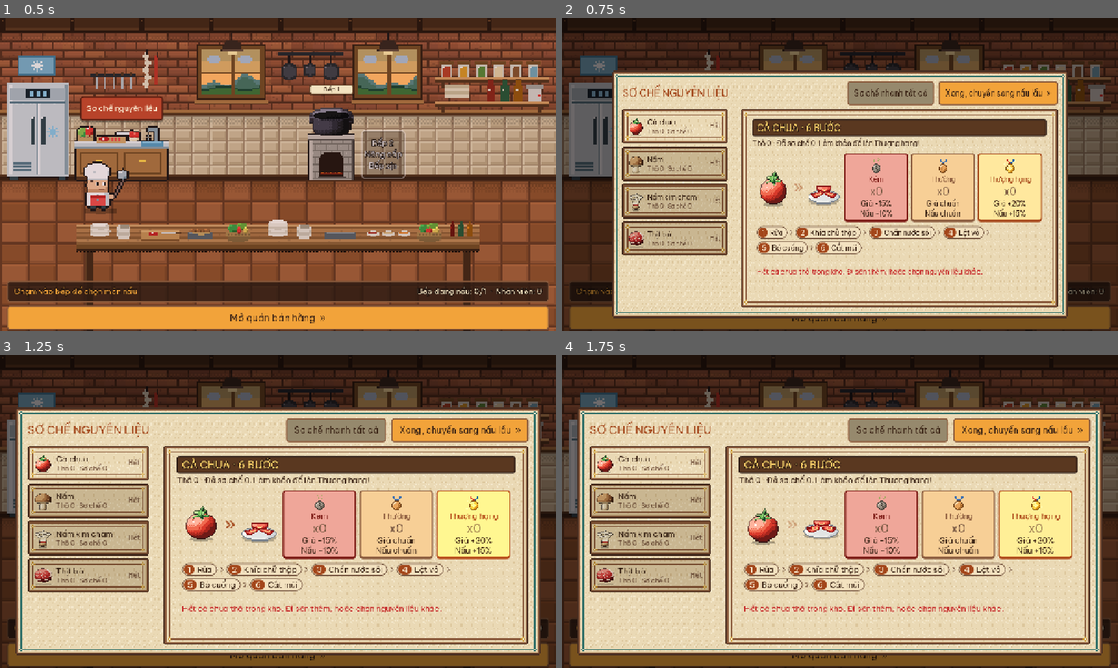
Above: before the commit, frames 1-4 (two rows, left to right).
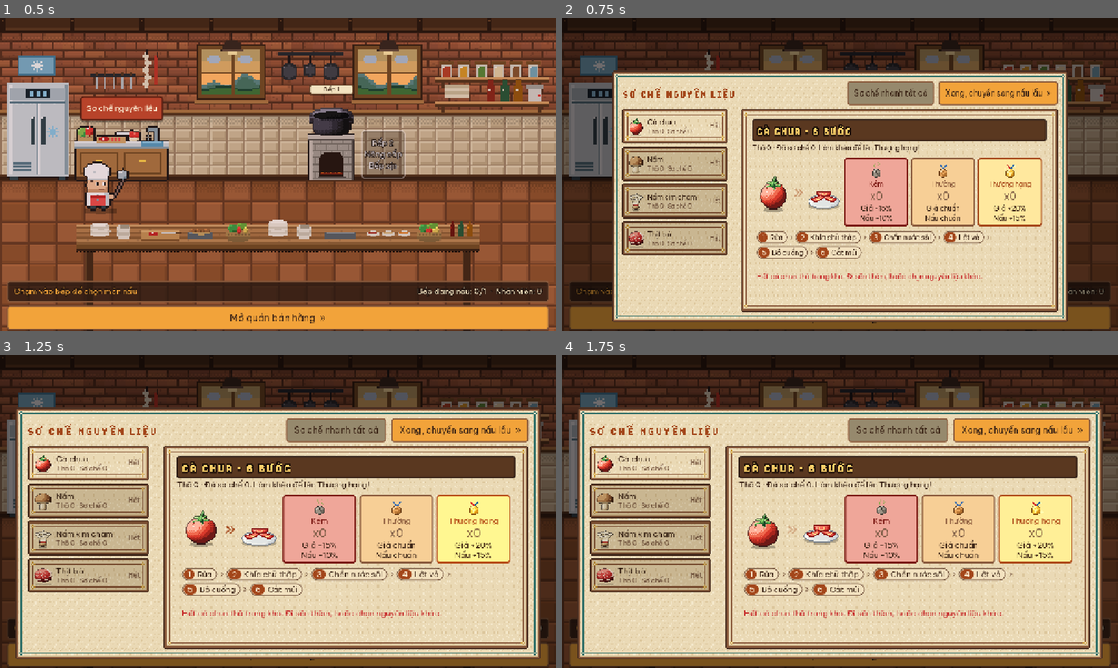
Above: after the commit, the same moments.

Repository: Znoywho/HotPot_SUNSUT
Game: Godot game, scene res://scenes/cook/cook_phase.tscn
The game is run twice, just before and just after one commit, with the same random seed, the same clock (stepped at 60 frames per second) and the same inputs. This scene is started directly instead of the project's main scene.
Inputs:
- Up to frame 1 (0.5 s): no input
- Up to frame 2 (0.75 s): click "Sơ chế nguyên liệu" at 0.5 s
- Up to frame 3 (1.25 s): no input
- Up to frame 4 (1.75 s): click "Mở quán bán hàng »" at 1.25 s

Frame 1 is identical in both runs. In frame 2, 14% of the frame differs, in the area x 9-91%, y 20-98%; in frame 3, 17%, in the area x 2-98%, y 20-98%; in frame 4, 17%.

Commit message:
[Cần Tuấn xem] Chữ in hoa ở bếp và quán dùng font pixel chung
- Sơ chế: SƠ CHẾ NGUYÊN LIỆU (bản trơn trên giấy), dải BƯỚC 3/6 · ..., chữ HOÀN HẢO! / ỔN / HỎNG!.
- Dọn dẹp: DỌN DẸP: BÀN 3, chữ chấm điểm. Bảng phấn THỰC ĐƠN. Vòng thương lượng: CÓ / KHÔNG.
Mỗi chỗ chỉ thêm 1 dòng gọi PixelTitle.style / style_if_supported.

Diff:
--- a/scenes/cook/prep_panel.gd
+++ b/scenes/cook/prep_panel.gd
@@ -87,6 +87,7 @@
 	head.add_theme_constant_override("separation", 12)
 	root.add_child(head)
 	var title := HuntUI.label("SƠ CHẾ NGUYÊN LIỆU", 26, HuntUI.RUST)
+	PixelTitle.style(title, 26, false) # font pixel chung, bản trơn (trên nền giấy), giữ màu nâu
 	title.size_flags_vertical = SIZE_SHRINK_CENTER
 	title.size_flags_horizontal = SIZE_EXPAND_FILL
 	head.add_child(title)
@@ -140,6 +141,7 @@
 	banner.add_theme_stylebox_override("panel", bs)
 	gbox.add_child(banner)
 	_title = HuntUI.outlined_label("", 24, Color("ffd36b"))
+	PixelTitle.style(_title, 24) # BƯỚC 3/6 · CHẦN NƯỚC SÔI...: luôn in hoa, font pixel chung
 	_title.clip_text = true
 	banner.add_child(_title)
 	_hint = HuntUI.label("", 18, HuntUI.INK)
@@ -627,6 +629,7 @@
 	_update_progress()
 	step_done.emit()
 	var flash := HuntUI.outlined_label("BỎ QUA" if score < 0 else str(GRADE_TEXT[grade]), 44, GRADE_COLOR[grade])
+	PixelTitle.style_if_supported(flash, flash.text, 44) # HOÀN HẢO! / ỔN / HỎNG!: font pixel chung
 	flash.position = Vector2(PrepAction.AREA.x / 2.0 - 110, 90)
 	flash.z_index = 5
 	_host.add_child(flash)
--- a/scenes/sell/clean_panel.gd
+++ b/scenes/sell/clean_panel.gd
@@ -74,6 +74,7 @@
 	head.add_theme_constant_override("separation", 12)
 	root.add_child(head)
 	var head_label := HuntUI.label("DỌN DẸP: " + title.to_upper(), 26, HuntUI.RUST)
+	PixelTitle.style_if_supported(head_label, head_label.text, 26, false) # font pixel chung, bản trơn trên nền giấy
 	head_label.size_flags_vertical = SIZE_SHRINK_CENTER
 	head_label.size_flags_horizontal = SIZE_EXPAND_FILL
 	head.add_child(head_label)
@@ -184,6 +185,7 @@
 	_bar.value = 1.0
 	_status.text = "Xong!"
 	var l := HuntUI.outlined_label(GRADE_TEXT[grade], 48, GRADE_COLOR[grade])
+	PixelTitle.style_if_supported(l, l.text, 48) # HOÀN HẢO! / ỔN / HỎNG!: font pixel chung
 	l.horizontal_alignment = HORIZONTAL_ALIGNMENT_CENTER
 	l.vertical_alignment = VERTICAL_ALIGNMENT_CENTER
 	l.size = CleanGame.AREA
--- a/scenes/sell/menu_board.gd
+++ b/scenes/sell/menu_board.gd
@@ -27,6 +27,7 @@
 	_pot = load(POT_ICON) if ResourceLoader.exists(POT_ICON) else null
 	_lines = mini(Database.broths_for_day(GameState.day).size(), MAX_LINES)
 	var title := HuntUI.label("THỰC ĐƠN", 18, CHALK)
+	PixelTitle.style(title, 18, false) # font pixel chung, bản trơn: như viết phấn
 	title.horizontal_alignment = HORIZONTAL_ALIGNMENT_CENTER
 	title.position = Vector2(6, 8)
 	title.size = Vector2(BOARD.x, 24)
--- a/scenes/sell/negotiation_wheel.gd
+++ b/scenes/sell/negotiation_wheel.gd
@@ -140,8 +140,16 @@
 		draw_line(c, c + Vector2(cos(a0), sin(a0)) * r, RIM, 3.0)
 
 	func _text_at(c: Vector2, dist: float, a: float, text: String) -> void:
+		var fs := 22
+		if PixelTitle.supports(text):
+			# CÓ / KHÔNG bằng font pixel chung (bộ nhỏ x2, viền tối vẽ sẵn): chân chữ hoa ở giữa ô = tâm + nửa chiều cao chữ.
+			var px_font := PixelTitle.font("small_white")
+			var px_size := PixelTitle.SMALL_NATIVE_SIZE * 2
+			var pw := px_font.get_string_size(text, HORIZONTAL_ALIGNMENT_LEFT, -1, px_size).x
+			var pp := (c + Vector2(cos(a), sin(a)) * dist + Vector2(-pw / 2.0, 8.0)).round()
+			draw_string(px_font, pp, text, HORIZONTAL_ALIGNMENT_LEFT, -1, px_size, Color.WHITE)
+			return
 		var font := get_theme_default_font()
-		var fs := 22
 		var w := font.get_string_size(text, HORIZONTAL_ALIGNMENT_LEFT, -1, fs).x
 		var p := c + Vector2(cos(a), sin(a)) * dist + Vector2(-w / 2.0, fs * 0.35)
 		draw_string_outline(font, p, text, HORIZONTAL_ALIGNMENT_LEFT, -1, fs, 5, RIM)
